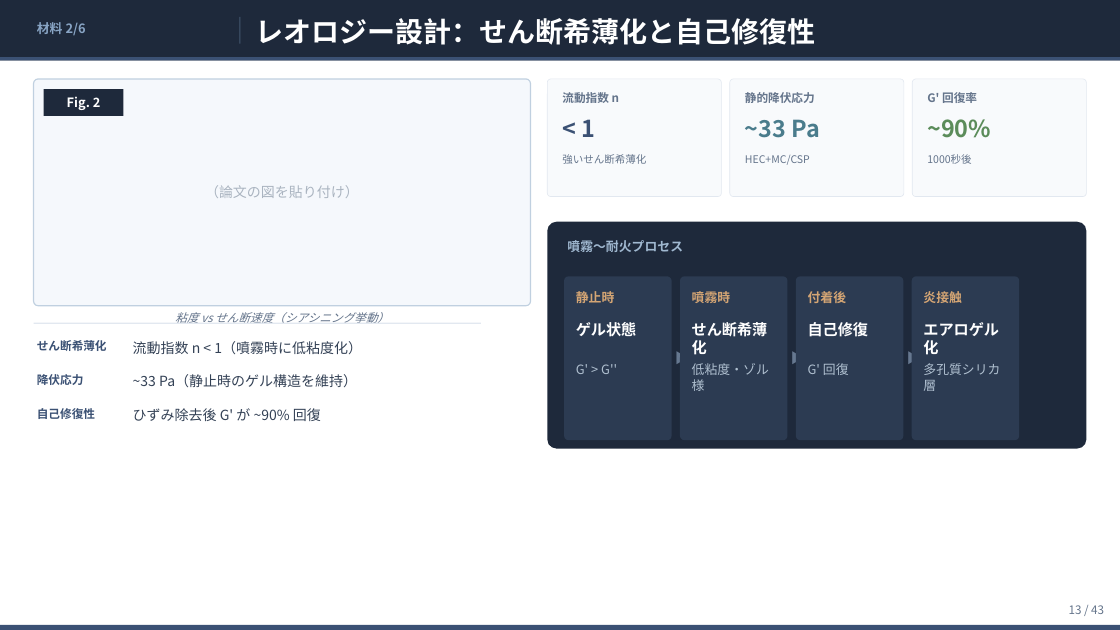
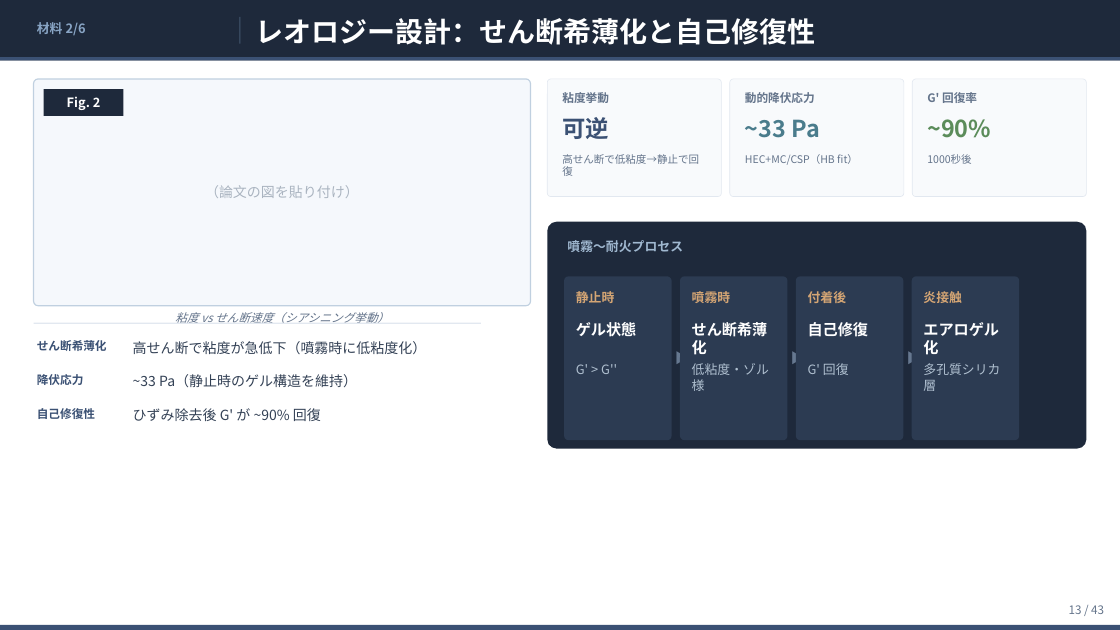
Before and after one commit to ytaisei0525-design/my-first-claude, a slide deck: slide 13 of slides.pptx. Drawn at 1120x630 pixels with LibreOffice and Linux fonts; fonts in the diff are those of the drawing. Boxes give left, top, right and bottom in pixels: in the first picture for what was removed or moved away, otherwise in the second. Text is boxed around its words. In the diff, an @@ line names an element or a change of style, - is before the commit and + after.

```diff
--- a/slides.pptx
+++ b/slides.pptx
@@ text at [562, 92, 609, 103]: text changed @@
-流動指数 n
+粘度挙動
@@ text at [562, 117, 609, 139]: text changed @@
-< 1
+可逆
@@ text at [745, 92, 815, 103]: text changed @@
-静的降伏応力
+動的降伏応力
@@ text at [562, 154, 699, 176]: text changed @@
-強いせん断希薄化
+高せん断で低粘度→静止で回復
@@ text at [745, 154, 858, 165]: text changed @@
-HEC+MC/CSP
+HEC+MC/CSP（HB fit）
@@ text at [133, 341, 427, 354]: text changed @@
-流動指数 n < 1（噴霧時に低粘度化）
+高せん断で粘度が急低下（噴霧時に低粘度化）
```
Also in this commit, not shown: 5 other slides changed, 4 other files.
